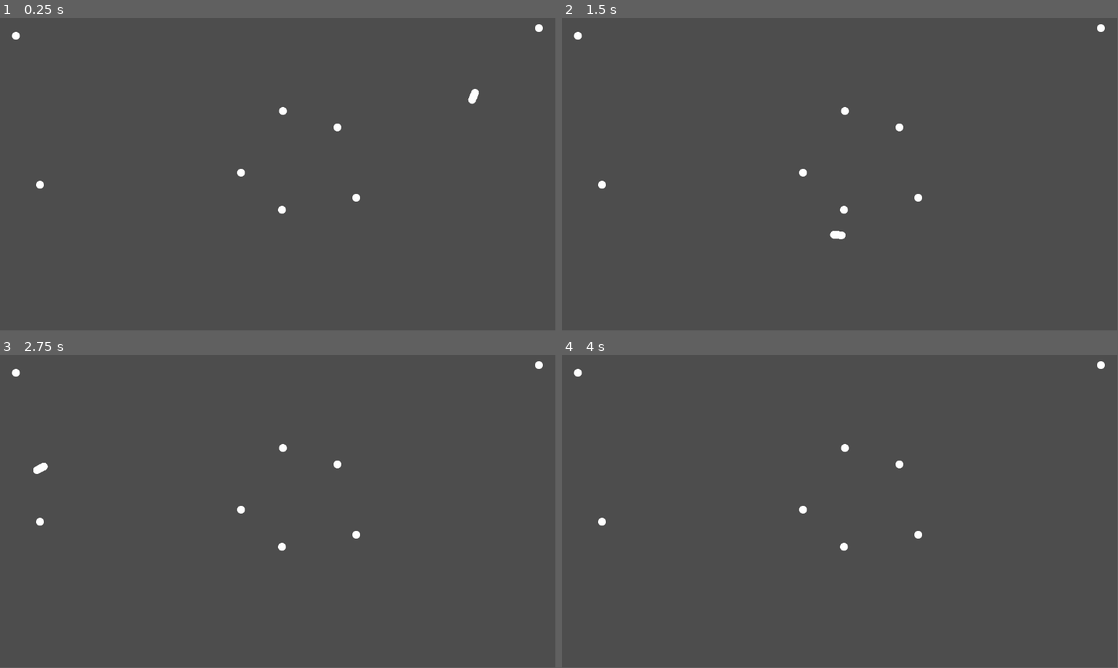
Above: before the commit, frames 1-4 (two rows, left to right).
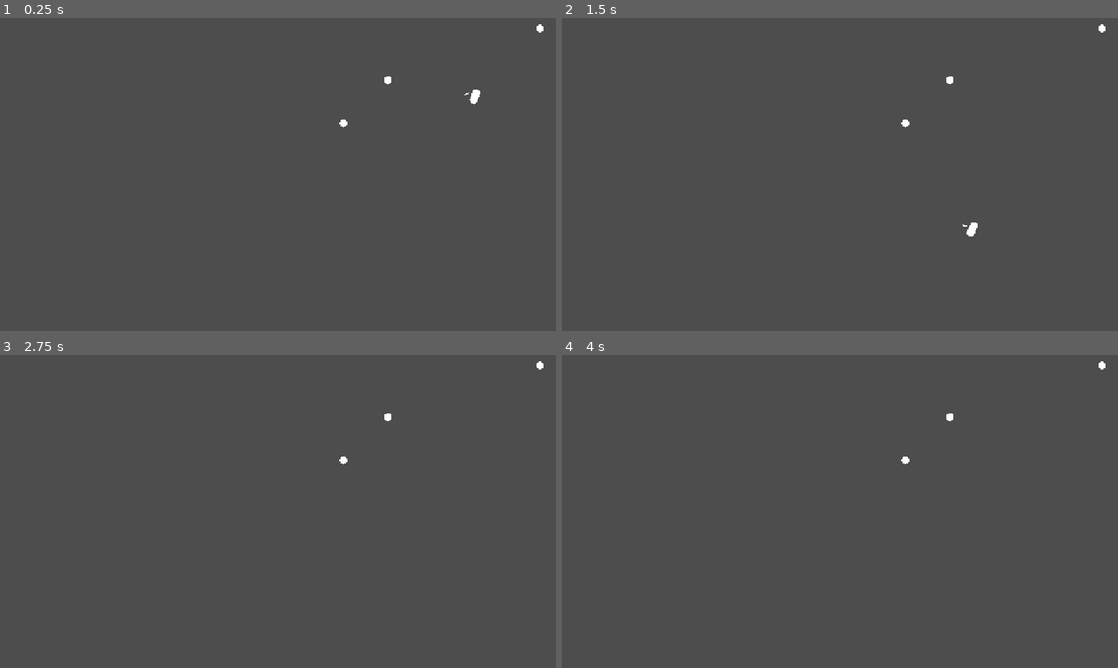
Above: after the commit, the same moments.

Repository: SamuelEdmondson/loopology
Game: Godot game, scene res://main.tscn
The game is run twice, just before and just after one commit, with the same random seed, the same clock (stepped at 60 frames per second) and the same inputs.
Inputs:
- Up to frame 1 (0.25 s): no input
- Up to frame 2 (1.5 s): no input
- Up to frame 3 (2.75 s): no input
- Up to frame 4 (4 s): no input
In our replay, the window is 799x449 before the commit and 800x450 after it. These sizes can differ from the game's own. Grey fills any space a smaller window leaves; there, only what the larger window draws over its background counts as a difference.

The runs differ from the first frame. In frame 1, 0.3% of the frame differs, in the area x 2-98%, y 2-63%; in frame 2, 0.4%, in the area x 2-98%, y 2-71%; in frame 3, 0.3%; in frame 4, 0.3%.

Commit message:
gravity arrow working

Diff:
--- /dev/null
+++ b/asteroid_spawner.gd
@@ -0,0 +1,16 @@
+extends Node2D
+
+@onready var spawn_timer : Timer = $SpawnTimer
+
+func _ready() -> void:
+	pass
+
+func _process(delta: float) -> void:
+	pass
+
+func _on_spawn_timer_timeout() -> void:
+	spawn_asteroid_at_random_location()
+
+func spawn_asteroid_at_random_location() -> void:
+	var next_spawn_location : float = randf_range(0, get_viewport_rect().end.x)
+	pass #spawn asteroid here
--- /dev/null
+++ b/asteroid_spawner.tscn
@@ -0,0 +1,10 @@
+[gd_scene load_steps=2 format=3 uid="uid://dvi3jwkikab1a"]
+
+[ext_resource type="Script" uid="uid://6s1gducujaqs" path="res://asteroid_spawner.gd" id="1_eiik5"]
+
+[node name="AsteroidSpawner" type="Node2D"]
+script = ExtResource("1_eiik5")
+
+[node name="SpawnTimer" type="Timer" parent="."]
+
+[connection signal="timeout" from="SpawnTimer" to="." method="_on_spawn_timer_timeout"]
--- a/main.tscn
+++ b/main.tscn
@@ -4,9 +4,6 @@
 [ext_resource type="PackedScene" uid="uid://bgvqci7g66k2b" path="res://asteroid.tscn" id="2_n8njq"]
 
 [node name="Main" type="Node2D"]
-
-[node name="Asteroid4" parent="." instance=ExtResource("2_n8njq")]
-position = Vector2(587, 193)
 
 [node name="Ship" parent="." instance=ExtResource("1_gphj4")]
 position = Vector2(986, 153)
@@ -16,19 +13,7 @@
 position = Vector2(1118, 21)
 
 [node name="Asteroid2" parent="." instance=ExtResource("2_n8njq")]
-position = Vector2(739, 373)
+position = Vector2(803, 128)
 
-[node name="Asteroid3" parent="." instance=ExtResource("2_n8njq")]
-position = Vector2(83, 346)
-
-[node name="Asteroid" parent="." instance=ExtResource("2_n8njq")]
-position = Vector2(500, 321)
-
-[node name="Asteroid5" parent="." instance=ExtResource("2_n8njq")]
-position = Vector2(585, 398)
-
-[node name="Asteroid6" parent="." instance=ExtResource("2_n8njq")]
-position = Vector2(33, 37)
-
-[node name="Asteroid7" parent="." instance=ExtResource("2_n8njq")]
-position = Vector2(700, 227)
+[node name="Asteroid8" parent="." instance=ExtResource("2_n8njq")]
+position = Vector2(711, 217)
--- a/project.godot
+++ b/project.godot
@@ -15,6 +15,10 @@
 config/features=PackedStringArray("4.4", "GL Compatibility")
 config/icon="res://icon.svg"
 
+[display]
+
+window/stretch/mode="canvas_items"
+
 [rendering]
 
 renderer/rendering_method="gl_compatibility"
--- a/ship.gd
+++ b/ship.gd
@@ -3,6 +3,7 @@
 @export var G = 1000000
 @export var asteroid_field = 80
 @onready var mesh = $MeshInstance2D
+@onready var arrow = $Arrow
 
 func _ready() -> void:
 	pass
@@ -10,7 +11,8 @@
 func _process(delta: float) -> void:
 	var superposition = calculate_gravity_superposition()
 	self.apply_force(superposition)
-
+	arrow.rotation = superposition.angle() - self.rotation
+	arrow.rotation -= PI / 2
 	self.rotation = self.linear_velocity.angle() - PI/2
 
 
--- a/ship.tscn
+++ b/ship.tscn
@@ -8,9 +8,12 @@
 radius = 8.0
 height = 32.0
 
+[sub_resource type="PrismMesh" id="PrismMesh_l3rv8"]
+
 [node name="Ship" type="RigidBody2D"]
+gravity_scale = 0.0
 script = ExtResource("1_g6wvb")
-G = 100
+G = 50
 
 [node name="MeshInstance2D" type="MeshInstance2D" parent="."]
 position = Vector2(0, 2.38419e-06)
@@ -19,3 +22,9 @@
 
 [node name="CollisionShape2D" type="CollisionShape2D" parent="."]
 shape = SubResource("CapsuleShape2D_l3rv8")
+
+[node name="Arrow" type="MeshInstance2D" parent="."]
+position = Vector2(-16, -1)
+rotation = -1.5708
+scale = Vector2(3.5, 15)
+mesh = SubResource("PrismMesh_l3rv8")
Not shown, added: asteroid_spawner.gd.uid
Not shown: 1 places in ship.tscn that only renumber resources
